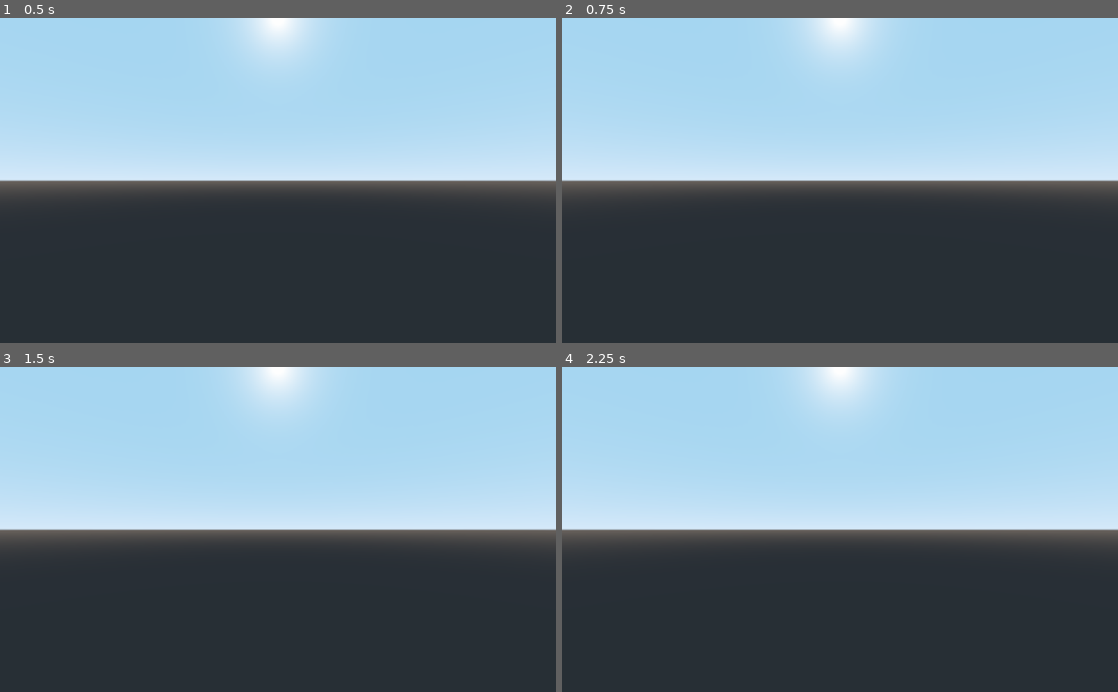
Above: before the commit, frames 1-4 (two rows, left to right).
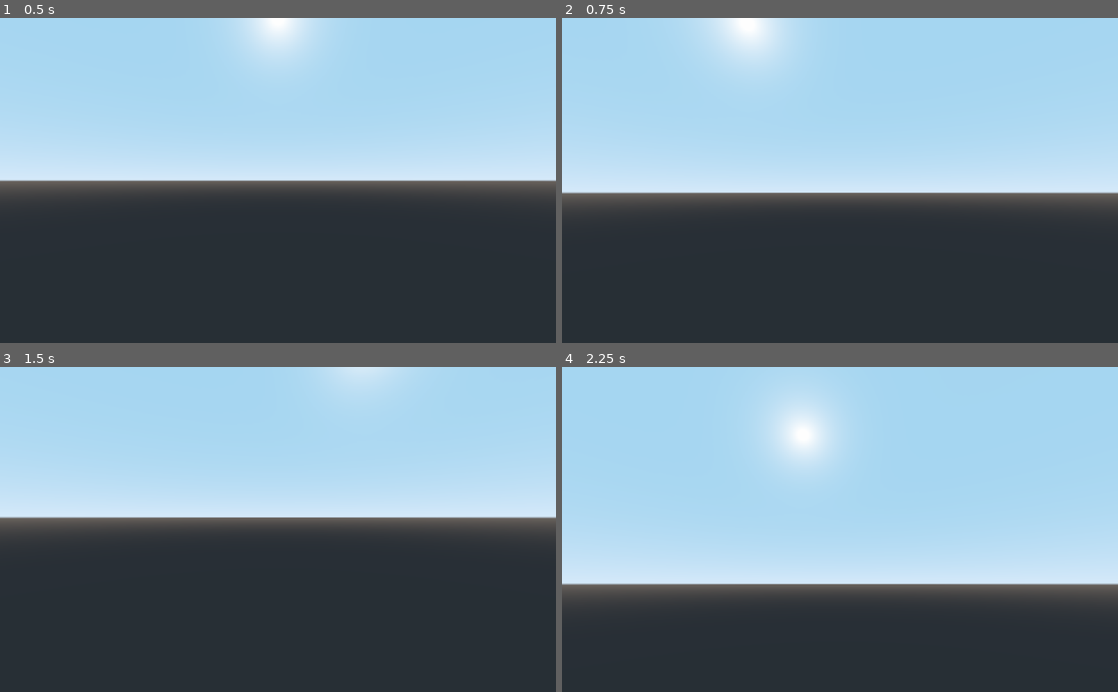
Above: after the commit, the same moments.

Repository: bravoeight98/FPSgodot
Game: Godot game, scene res://Player/player.tscn
The game is run twice, just before and just after one commit, with the same random seed, the same clock (stepped at 60 frames per second) and the same inputs. The project has no main scene, so this scene is started directly.
Inputs (mouse positions are in pixels of both pictures, inside the frame that each line leads up to):
- Up to frame 1 (0.5 s): no input
- Up to frame 2 (0.75 s): tap Enter at 0.5 s; move the mouse to (962, 164) at 0.52 s
- Up to frame 3 (1.5 s): tap Space at 1.25 s; move the mouse to (166, 545) at 1.27 s
- Up to frame 4 (2.25 s): tap Enter at 2 s; move the mouse to (895, 458) at 2.02 s

Frame 1 is identical in both runs. In frame 2, 9.6% of the frame differs, in the area x 0-100%, y 0-57%; in frame 3, 8.1%; in frame 4, 29%, in the area x 0-100%, y 0-72%.

Commit message:
Update player.gd

Diff:
--- a/FPSgodot/player/player.gd
+++ b/FPSgodot/player/player.gd
@@ -1,3 +1,11 @@
 extends KinematicBody
 
 const MOUSE_SENSITIVITY = 0.1
+
+func _input(event):
+	if event is InputEventMouseMotion:
+		#Rotate camera verticaly
+		$CamRoot.rotate_x(deg2rad(event.relative.y * MOUSE_SENSITIVITY * -1))
+
+		#Rotate camera horizontaly
+		self.rotate_y(deg2rad(event.relative.x * MOUSE_SENSITIVITY * -1))
